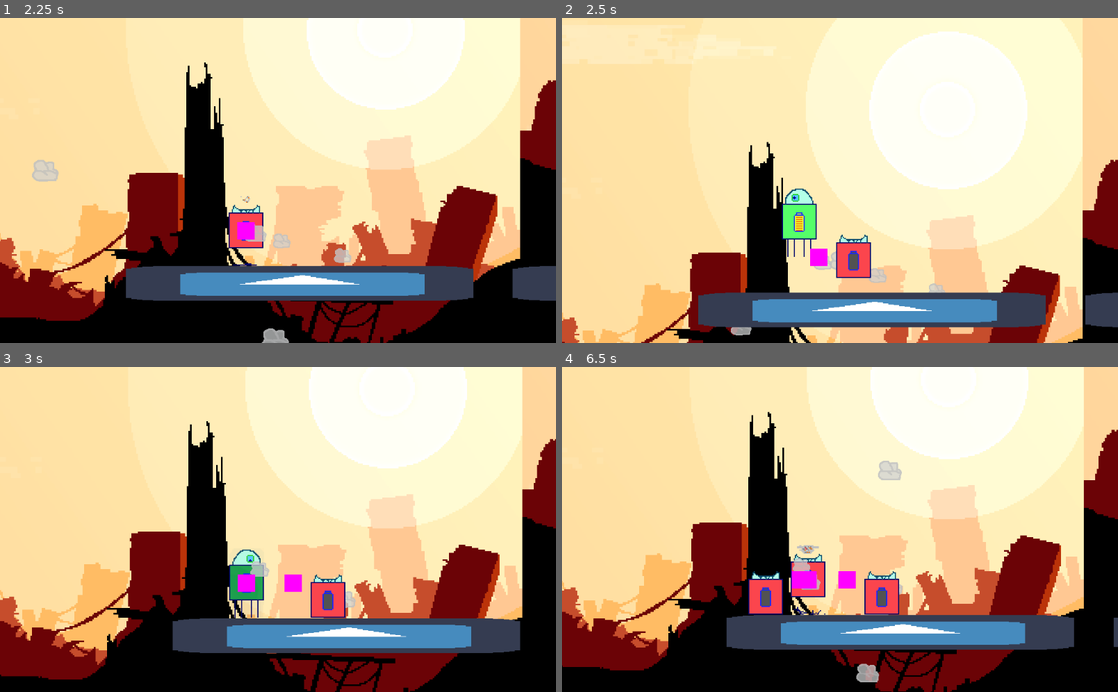
Above: before the commit, frames 1-4 (two rows, left to right).
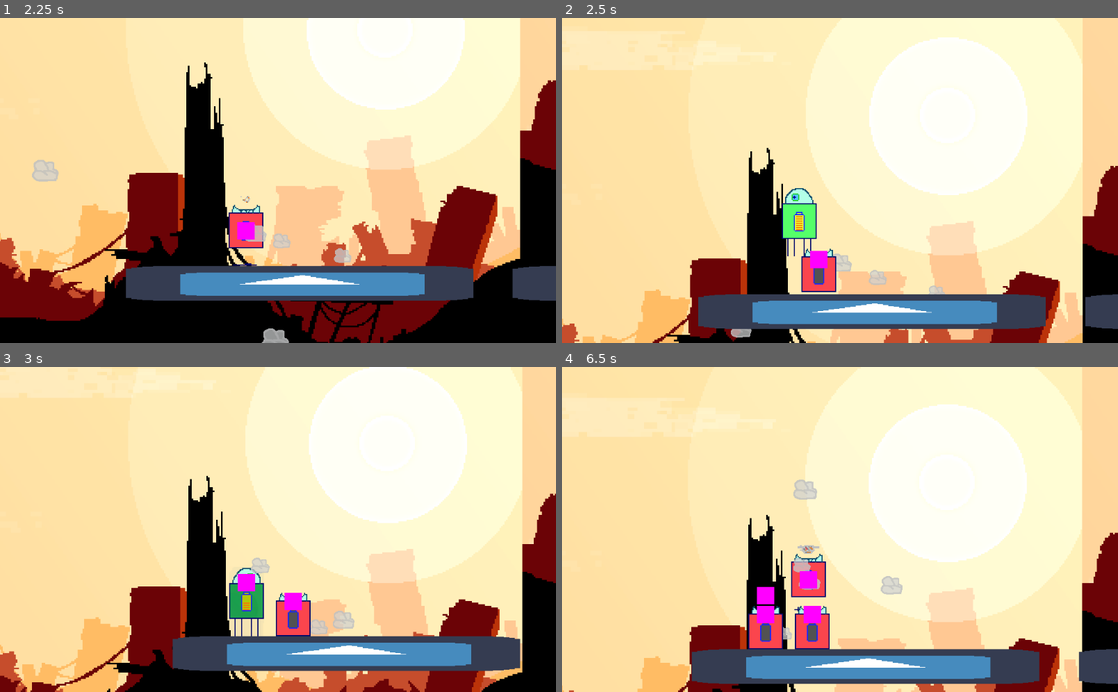
Above: after the commit, the same moments.

Repository: brisdalen/robot_puzzle
Game: Godot game, scene res://levels/root.tscn
Same seed, same stepped clock (60 frames per second), same inputs: the game is played once before the commit and once after it. The engine's default icon, where the game draws it, is replaced by a stand-in: a white triangle on a blue panel in a dark square.
Inputs:
- Up to frame 1 (2.25 s): hold Right (ui_right) 0.53-2.03 s; tap D (keyboard_d) at 0.6, 1.35, 2.1 s; hold Left (ui_left) from 2.03 s (still down)
- Up to frame 2 (2.5 s): keep holding Left (ui_left)
- Up to frame 3 (3 s): release Left (ui_left) at 2.78 s; hold Right (ui_right) from 2.78 s (still down); tap D (keyboard_d) at 2.85 s
- Up to frame 4 (6.5 s): tap D (keyboard_d) every 0.75 s from 3.6 to 5.85 s; release Right (ui_right) at 4.28 s; hold Left (ui_left) 4.28-5.03 s; hold Right (ui_right) 5.03-5.78 s; hold Left (ui_left) from 5.78 s (still down)

Frame 1 is identical in both runs. In frame 2, 8.2% of the frame differs, in the area x 0-100%, y 0-100%; in frame 3, 45%; in frame 4, 63%.

Commit message:
Added a timer with a 0.01 second delay to fix the collision problem. :)

Diff:
--- a/dead_player.gd
+++ b/dead_player.gd
@@ -5,6 +5,24 @@
 var gravity_modifier = 1.0
 var velocity = Vector2()
 
+var timer = null
+var disabled_delay = 0.01
+
+func _ready():
+	print("dead player ready()")
+	timer = Timer.new()
+	timer.set_one_shot(true)
+	timer.set_wait_time(disabled_delay)
+	timer.connect("timeout", self, "on_timeout_completed")
+	add_child(timer)
+	$CollisionShape2D.disabled = true
+	print("collision deactivated")
+	timer.start()
+
 func _physics_process(delta):
 	velocity.y = velocity.y + DOWNWARD_FORCE + delta * GRAVITY * gravity_modifier
 	velocity = move_and_slide(velocity, Vector2(0, -1))
+
+func on_timeout_completed():
+	$CollisionShape2D.disabled = false
+	print("collision reactivated")
--- a/dead_player_container.gd
+++ b/dead_player_container.gd
@@ -4,6 +4,7 @@
 const PLACEHOLDER = preload("res://placeholder.tscn")
 
 func add_new_dead_child(position):
+	# I think the player collides with the new dead object
 	print("position passed - ", position)
 	var new = DEAD_PLAYER.instance()
 	add_child(new)
--- a/root.gd
+++ b/root.gd
@@ -10,7 +10,7 @@
 	player = get_node("player")
 	player.connect("position_reset_finished", self, "on_position_reset_finished")
 	player_animator = player.get_child(1)
-	player_animator.connect("animation_finished", self, "on_anim_finished")
+#	player_animator.connect("animation_finished", self, "on_anim_finished")
 	player_animator.connect("animation_started", self, "on_anim_started")
 	container = get_node("dead_player_container")
 
